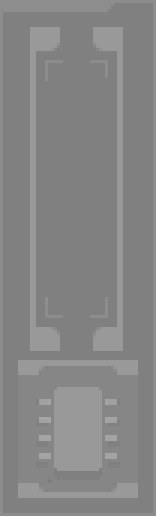
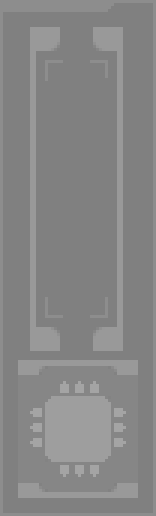
Layer changes from the first (156, 516) image to the second:
moved "borders" out of group "memory" over [30,381,126,483]
added group "cpu" with 3 layers above "memory" over [30,381,126,483]
added layer "core" (20%) in group "cpu" over [45,396,111,462]
added layer "pins" (25%) in group "cpu" over [30,381,126,477]
added layer "filler1" (5%) in group "cpu" over [30,381,126,483]
hid group "memory" (3 layers) over [30,381,126,483]
